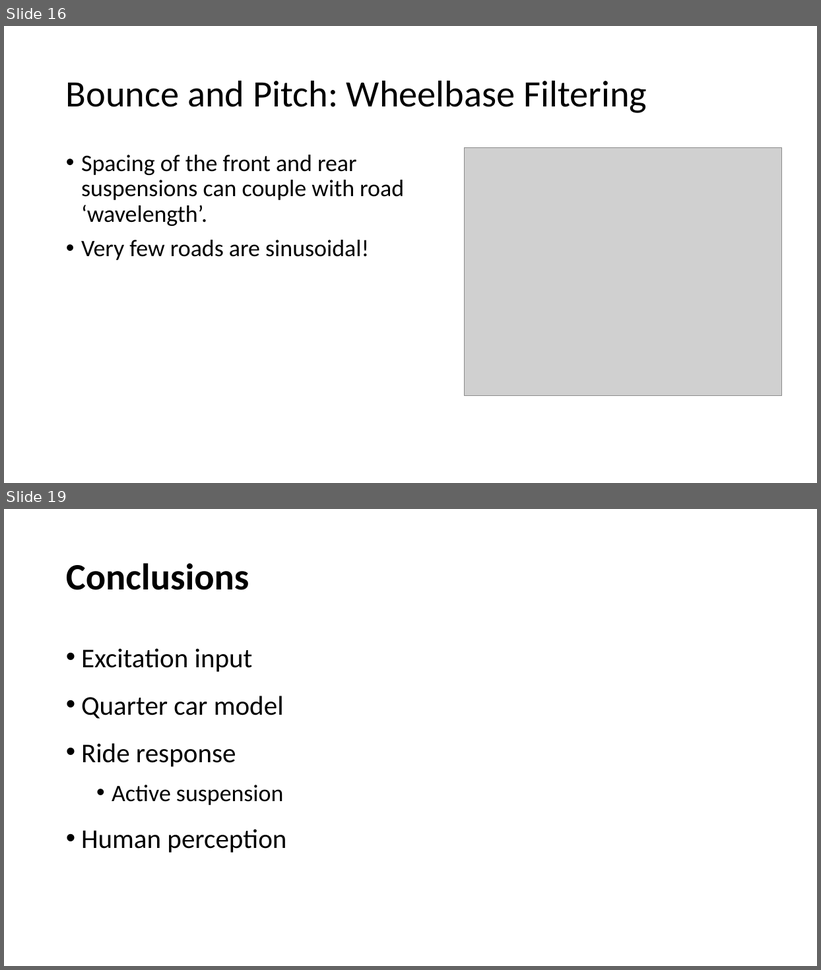
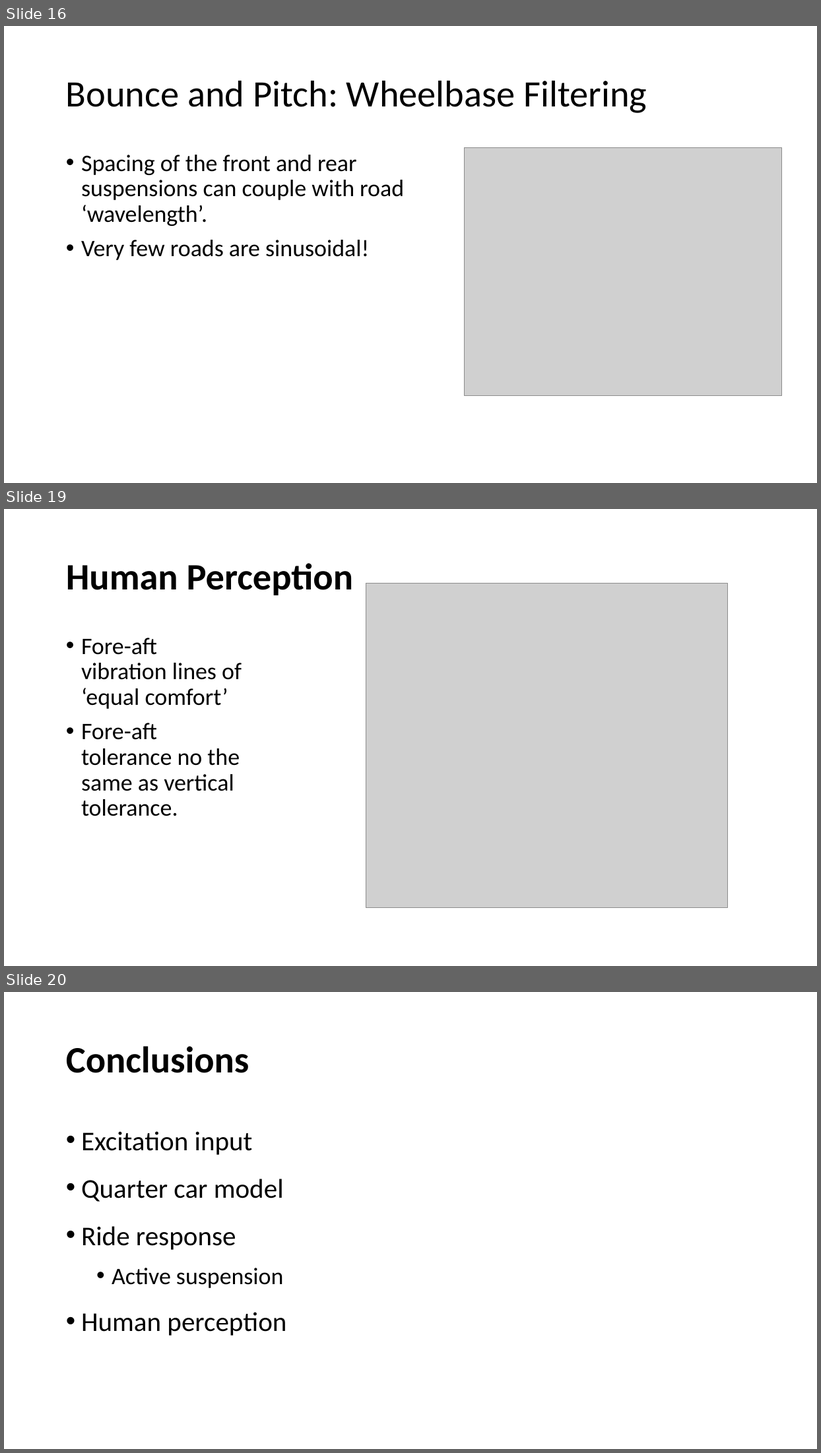
Before and after one commit to bamason2/ttc066-module, a slide deck: docs/lectures/Ride Dynamics.pptx. Shown one above the other, each under a label of ours: slides 16 and 19 before the commit, slides 16, 19 and 20 after it; the slides between them are not shown. The pictures are 821x970 and 821x1453 pixels, drawn with LibreOffice and Linux fonts; fonts in the diff are those of the drawing; grey boxes stand for pictures; background and template pictures are left out. Boxes give left, top, right and bottom in pixels: in the first picture for what was removed or moved away, otherwise in the second. Text is boxed around its words. In the diff, an @@ line names an element or a change of style, - is before the commit and + after.

Commit message:
Ride dynamics lecture slides
Updated second half of lecture with some annotations on the figures (ride response).

```diff
--- a/docs/lectures/Ride Dynamics.pptx
+++ b/docs/lectures/Ride Dynamics.pptx
@@ slide 19 added at box(4, 509, 817, 966), background #FFFFFF @@
@@ title added at box(66, 563, 354, 595), 44 pt, text #000000, bold @@
+Human Perception
@@ picture added at box(366, 584, 728, 908) @@
@@ text added at box(81, 638, 242, 817), 28 pt, text #000000 @@
+• Fore-aft vibration lines of ‘equal comfort’
+• Fore-aft tolerance no the same as vertical tolerance.
@@ what was slide 19 is now slide 20 @@
```
Also in this commit, not shown: 6 slides changed, 2 other files.
